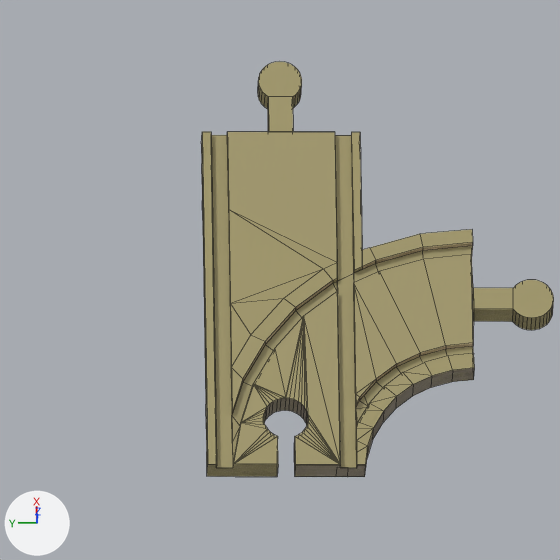
The Blender file www/img/blenderFiles/Master-WyeRight.blend, before and after one commit.
One viewpoint serves both versions: the file's camera 'Camera'. Arrows for +X, +Y and +Z are at lower left; the lights stay in place. Mesh edges are drawn as thin lines. The same objects are shown in both versions, whatever each file hides.

The scene before the commit, as lines of its bpy script (objects in view):
```python
me_cylinder_128 = bpy.data.meshes.new('Cylinder.128')
me_cylinder_128.from_pydata(...)  # 750 vertices, 321 faces, 289 loose edges; spans x -3.6..12.4, y -12.2..8.6, z -0.1..2.0
# faces by material slot: [201, 120]
me_cylinder_128.materials.append(mat_wood_001)
me_cylinder_128.materials.append(mat_wood)
ob_trackstraight_012 = bpy.data.objects.new('TrackStraight.012', me_cylinder_128)
ob_trackstraight_012.location = (0.0, 0.0, 0.0)
ob_trackstraight_012.rotation_euler = (0.0, 0.0, -4.712)  # degrees (0, 0, -270)
ob_trackstraight_012.scale = (-0.378, 0.383, 0.221)
```
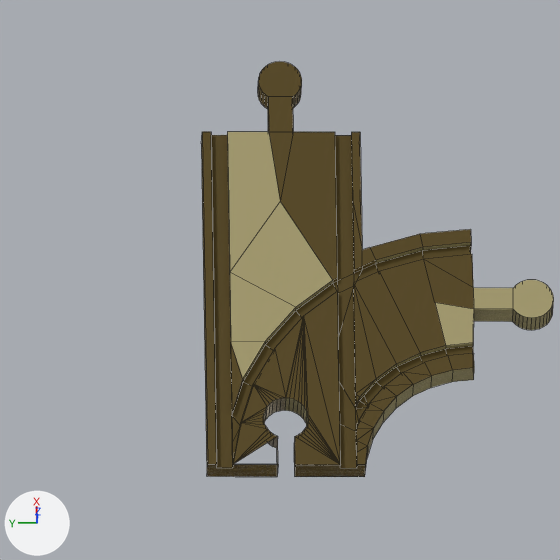
Pixel boxes (x1, y1, x2, y2) of what changed, in the pictures (560 x 560 px):
part 1 of me_cylinder_128, cut back
    before: (201, 132, 473, 477)
    after: (227, 132, 474, 468)
part 2 of me_cylinder_128, recoloured (yellow to brown)
    both: (202, 62, 474, 477)

Edits to the bpy script that builds the scene:
```text
Add img_wood_oak_002_bump_jpg_003:
    img_wood_oak_002_bump_jpg_003 = load_image('wood_oak_002_bump.jpg.003', 'wood_oak_002_bump.jpg', 575, 575, 'sRGB')
Add mat_woodbrown:
    mat_woodbrown = bpy.data.materials.new('WoodBrown')
    # colours: brown #615128, white #e7dbc6, brown #71594f
    # uses the picture img_wood_oak_002_bump_jpg_003
Change me_cylinder_128:
    used by ob_trackstraight_012; location = (0.0, 0.0, 0.0); rotation_euler = (0.0, 0.0, -4.712), in degrees (0, 0, -270); scale = (-0.378, 0.383, 0.221)
    remove me_cylinder_128.from_pydata(...)  # 750 vertices, 321 faces, 289 loose edges; spans x -3.6..12.4, y -12.2..8.6, z -0.1..2.0
    add me_cylinder_128.from_pydata(...)  # 396 vertices, 281 faces; spans x -3.6..12.4, y -12.2..8.6, z -0.1..2.0
    me_cylinder_128 part 1: 5 vertices moved from x 3.3..8.7, y -3.6..6.4, z 0.0..2.0 to x 3.4..8.6, y -3.6..6.3, z 0.0..2.0; 367 vertices removed from x -3.6..8.7, y -8.6..8.6, z -0.1..2.0; 13 vertices added at x -2.5..8.7, y -5.0..6.4, z 0.0..2.0
    me_cylinder_128 part 2: 138 faces spanning x -3.6..8.7, y -12.2..8.6, z -0.1..2.0 switch from mat_wood_001 to mat_woodbrown
```
